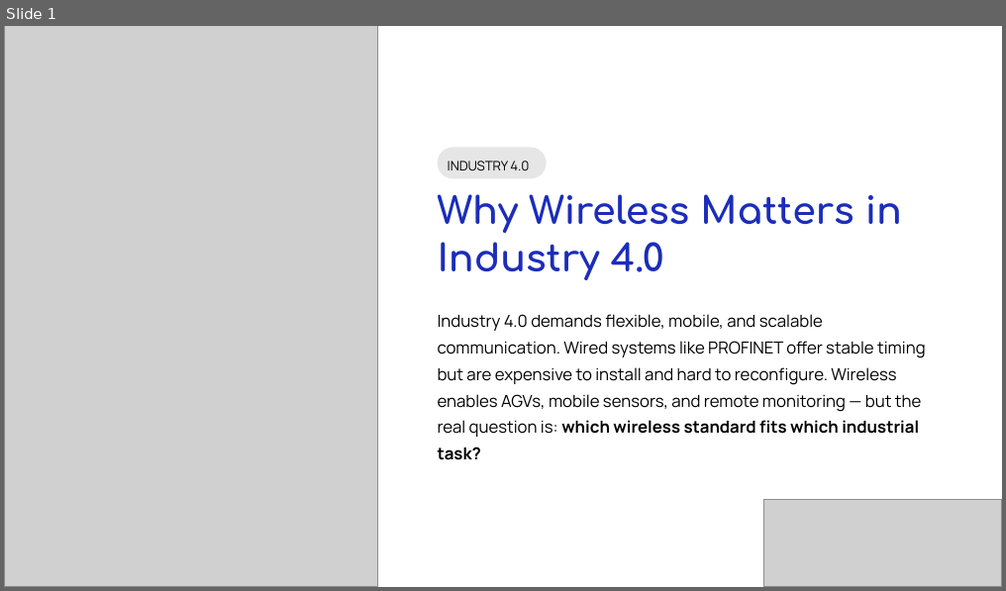
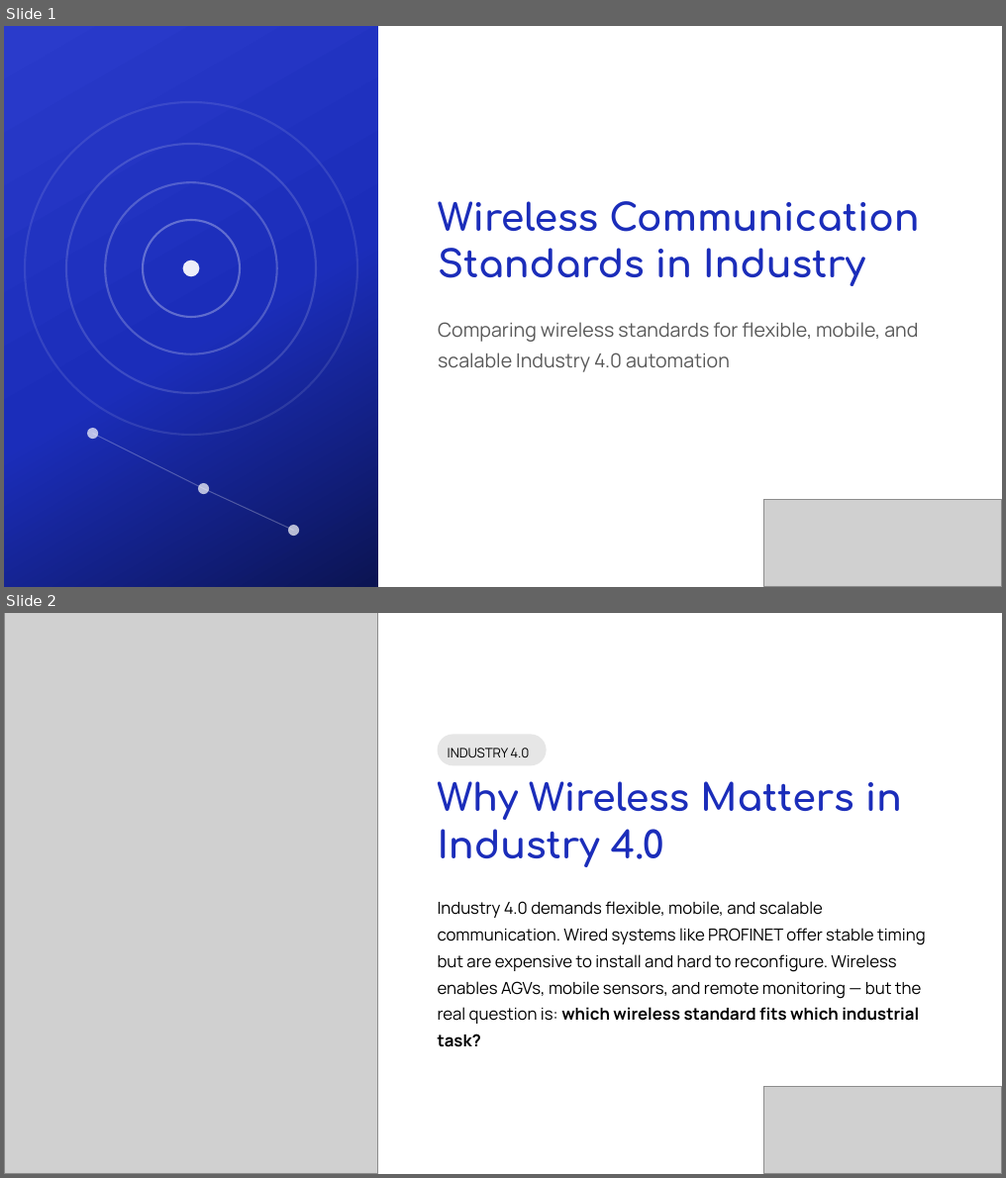
Before and after one commit to muji567/Industrial_-Communication_-Standard_B5, a slide deck: ics_presentation.pptx. Shown one above the other, each under a label of ours: slide 1 before the commit, slides 1 and 2 after it. The pictures are 1006x591 and 1006x1178 pixels, drawn with LibreOffice and Linux fonts; fonts in the diff are those of the drawing; grey boxes stand for pictures. Boxes give left, top, right and bottom in pixels: in the first picture for what was removed or moved away, otherwise in the second. Text is boxed around its words. In the diff, an @@ line names an element or a change of style, - is before the commit and + after.

```diff
--- a/ics_presentation.pptx
+++ b/ics_presentation.pptx
@@ slide 1 added at [4,26,1002,587], background #FFFFFF @@
@@ rectangle added at [4,26,378,586], fill gradient #2A3BCB to #1B2DBA to #0B1452 @@
@@ ellipse added at [25,102,357,434], outline #FFFFFF 1.5 pt @@
@@ ellipse added at [65,144,315,393], outline #FFFFFF 1.5 pt @@
@@ ellipse added at [105,182,276,355], outline #FFFFFF 1.5 pt @@
@@ text added at [438,201,919,286], 27 pt, text #1B2DBA, bold @@
+Wireless Communication Standards in Industry
@@ ellipse added at [143,220,240,316], outline #FFFFFF 1.5 pt @@
@@ ellipse added at [182,261,200,277], fill #FFFFFF at 92% opacity @@
@@ text added at [438,322,918,372], 14 pt, text #595959 @@
+Comparing wireless standards for flexible, mobile, and scalable Industry 4.0 automation
@@ ellipse added at [87,428,98,439], fill #FFFFFF at 70% opacity @@
@@ line added from (93, 433) to (204, 489), #FFFFFF 0.75 pt @@
@@ ellipse added at [198,483,209,494], fill #FFFFFF at 70% opacity @@
@@ line added from (204, 489) to (293, 531), #FFFFFF 0.75 pt @@
@@ picture added at [764,499,1002,586] @@
@@ ellipse added at [288,525,299,536], fill #FFFFFF at 70% opacity @@
@@ what was slide 1 is now slide 2 @@
```
Also in this commit, not shown: 1 other slide added, 1 slide removed.
